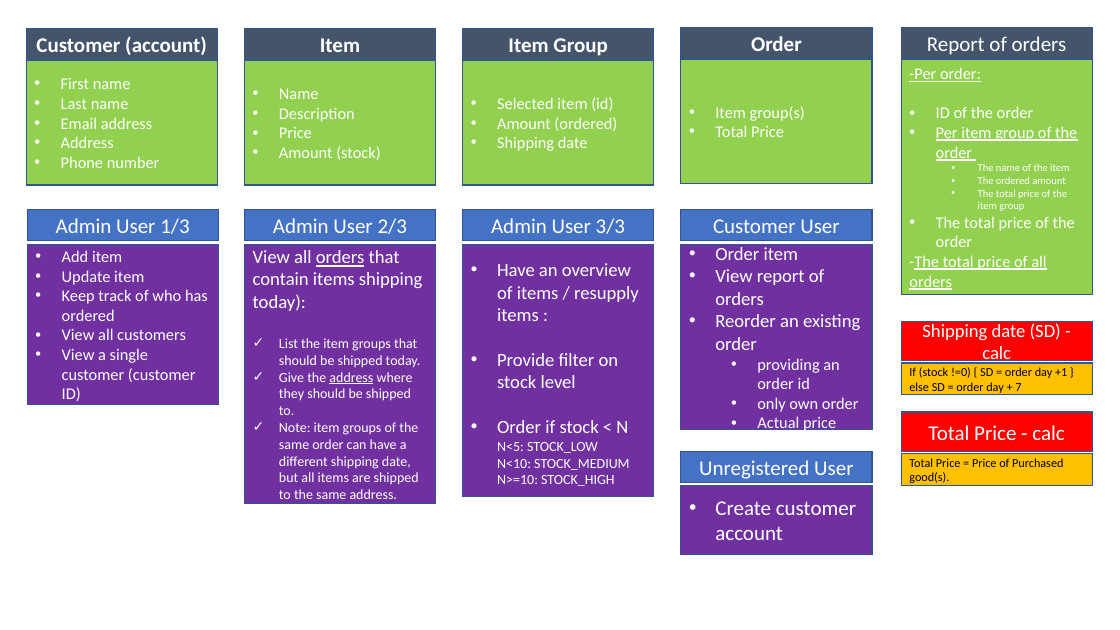
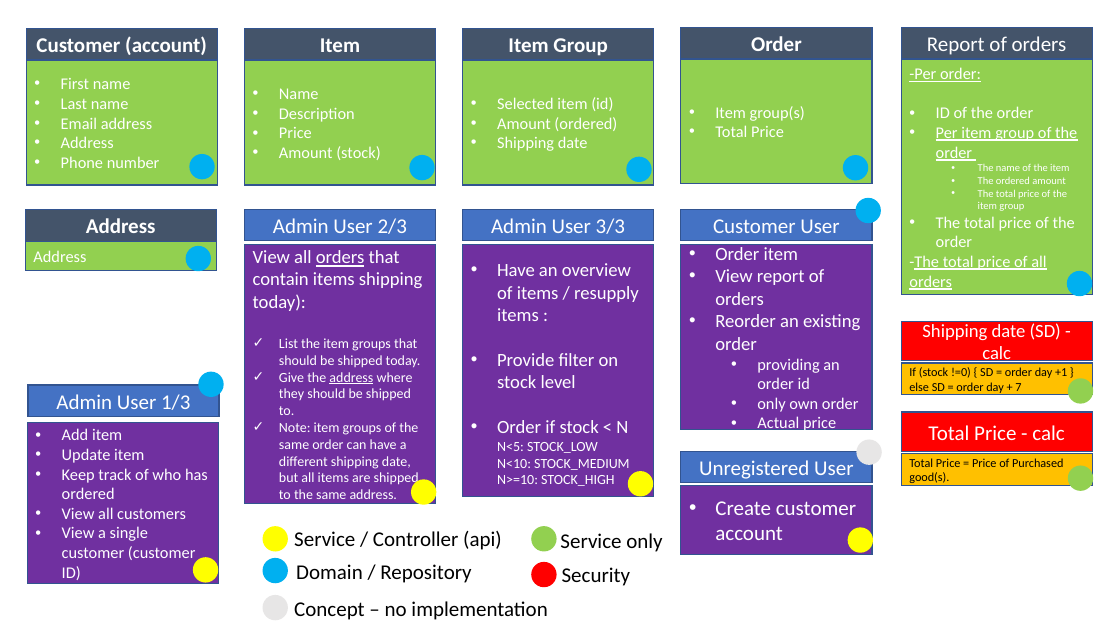
Before and after one commit to brunoBaziret/bruno-eurder, a slide deck: slide 1 of src/main/resources/UML.pptx. Drawn at 1120x630 pixels with LibreOffice and Linux fonts; fonts in the diff are those of the drawing. Boxes give left, top, right and bottom in pixels: in the first picture for what was removed or moved away, otherwise in the second. Text is boxed around its words. In the diff, an @@ line names an element or a change of style, - is before the commit and + after.

Commit message:
Story 1 completed: created CustomerTest test (TDD) and DOMAIN classes(Customer, CustomerDto, Address) and mapper (CustomerMapper).  Created REPOSITORY class CustomerRepository.

```diff
--- a/src/main/resources/UML.pptx
+++ b/src/main/resources/UML.pptx
@@ ellipse added at box(189, 154, 214, 179), fill #00B0F0 @@
@@ ellipse added at box(409, 155, 434, 180), fill #00B0F0 @@
@@ ellipse added at box(627, 156, 652, 181), fill #00B0F0 @@
@@ ellipse added at box(843, 155, 868, 181), fill #00B0F0 @@
@@ rectangle added at box(25, 209, 217, 241), fill #44546A, outline #325491 1 pt, 18 pt, text #FFFFFF, bold @@
+Address
@@ ellipse added at box(856, 198, 881, 223), fill #00B0F0 @@
@@ rectangle added at box(25, 241, 217, 271), fill #92D050, outline #325491 1 pt, 14 pt, text #FFFFFF @@
+Address
@@ ellipse added at box(186, 246, 211, 271), fill #00B0F0 @@
@@ ellipse added at box(1067, 271, 1092, 296), fill #00B0F0 @@
@@ rectangle "Admin User 1/3": place and size @@
-rectangle "Admin User 1/3" at box(27, 209, 218, 241)
+rectangle "Admin User 1/3" at box(28, 385, 219, 417)
@@ ellipse added at box(198, 371, 223, 397), fill #00B0F0 @@
@@ ellipse added at box(1068, 378, 1093, 403), fill #92D050 @@
@@ rectangle "Add item": place and size @@
-rectangle "Add item" at box(27, 245, 218, 405)
+rectangle "Add item" at box(27, 423, 218, 583)
@@ ellipse added at box(857, 439, 882, 465), fill #E7E6E6 @@
@@ ellipse added at box(628, 471, 653, 497), fill #FFFF00 @@
@@ ellipse added at box(1068, 465, 1093, 491), fill #92D050 @@
@@ ellipse added at box(411, 480, 436, 505), fill #FFFF00 @@
@@ ellipse added at box(263, 526, 288, 551), fill #FFFF00 @@
@@ text added at box(294, 531, 502, 550), 18 pt, text #000000 @@
+Service / Controller (api)
@@ ellipse added at box(531, 526, 556, 551), fill #92D050 @@
@@ text added at box(560, 533, 662, 552), 18 pt, text #000000 @@
+Service only
@@ ellipse added at box(848, 528, 873, 553), fill #FFFF00 @@
@@ ellipse added at box(193, 557, 218, 582), fill #FFFF00 @@
@@ ellipse added at box(263, 558, 288, 583), fill #00B0F0 @@
@@ text added at box(296, 564, 471, 583), 18 pt, text #000000 @@
+Domain / Repository
@@ ellipse added at box(531, 562, 556, 587), fill #FF0000 @@
@@ text added at box(562, 567, 631, 586), 18 pt, text #000000 @@
+Security
@@ ellipse added at box(263, 595, 288, 620), fill #E7E6E6 @@
@@ text added at box(294, 601, 547, 620), 18 pt, text #000000 @@
+Concept – no implementation
```
Also in this commit, not shown: 7 other files.
